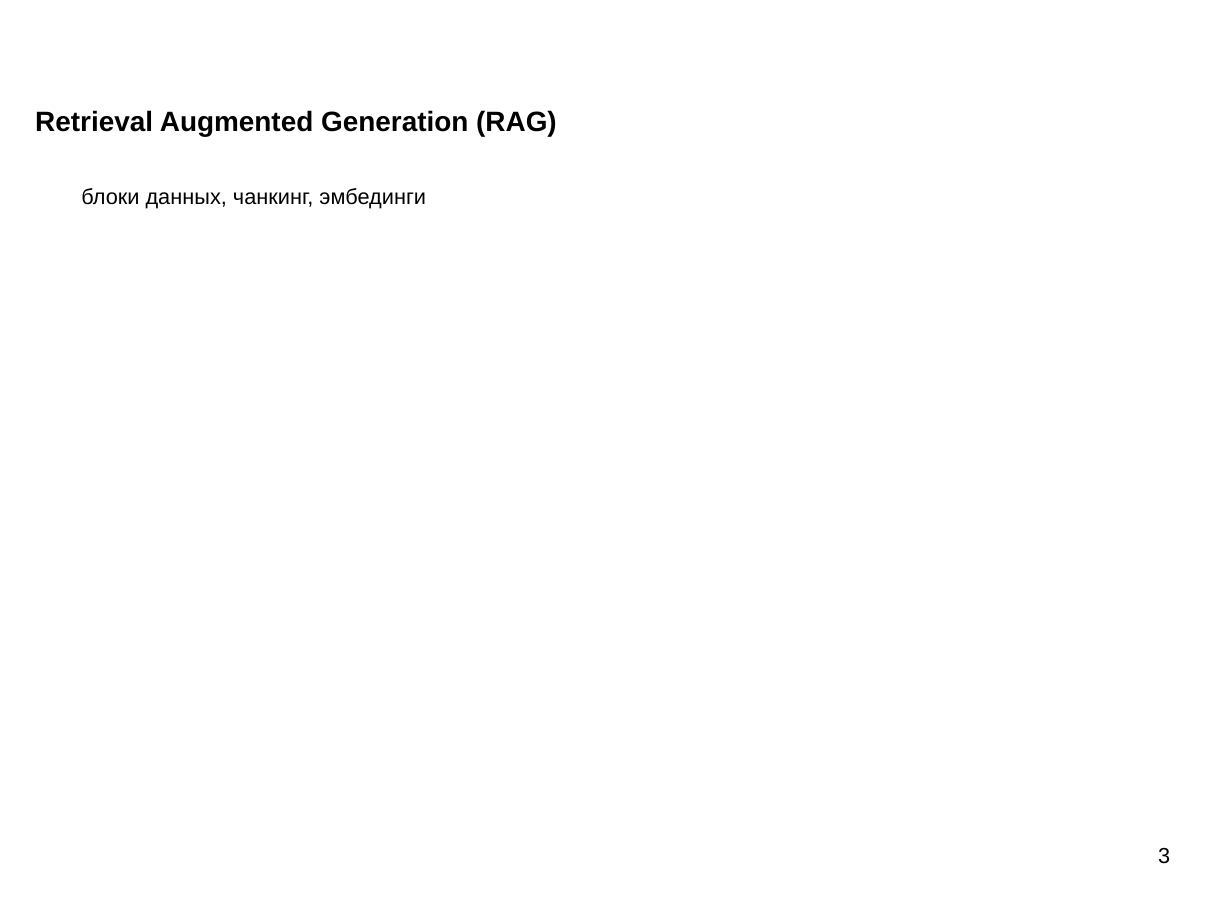
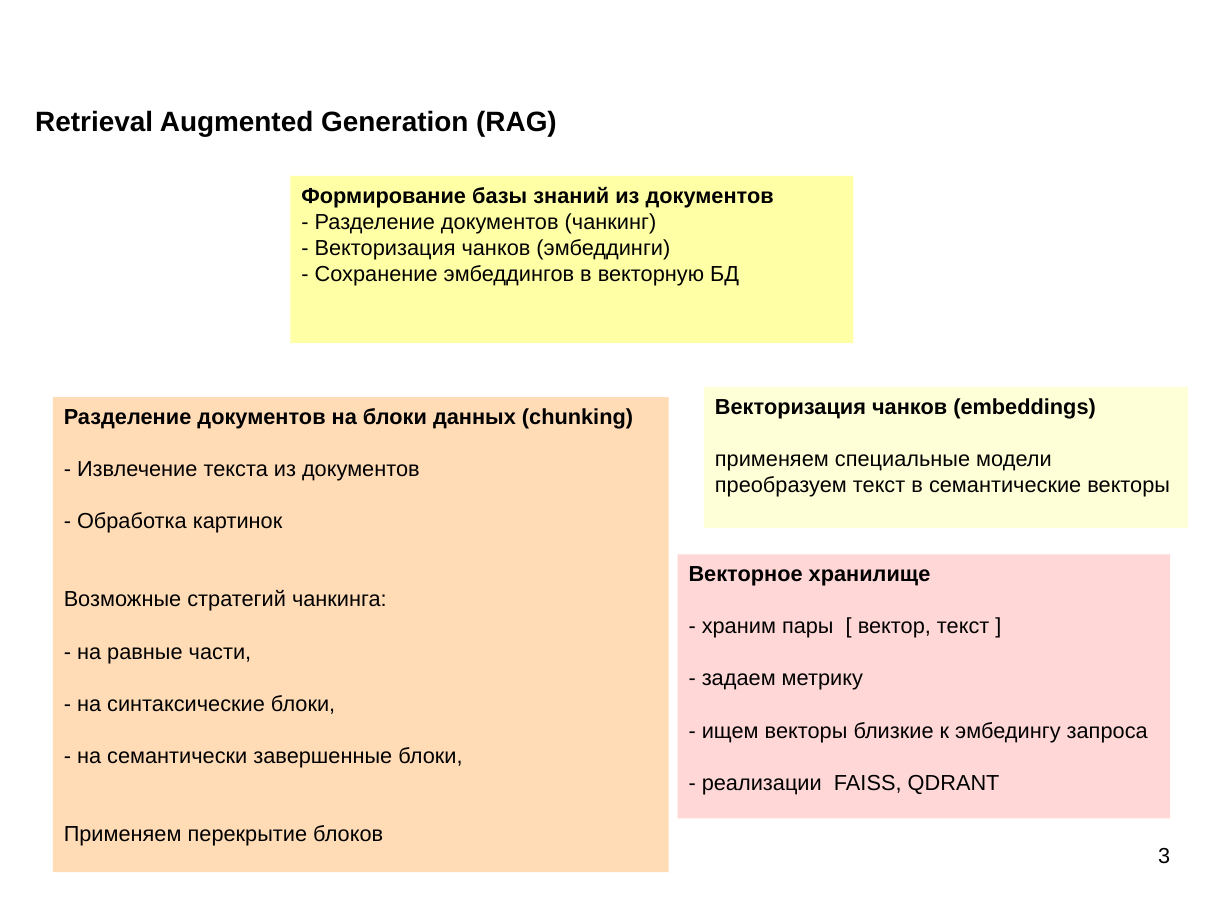
Before and after one commit to mechanoid5/ml_nlp_2025_I, a slide deck: slide 3 of 11-rag.odp. Drawn at 1232x924 pixels with LibreOffice and Linux fonts; fonts in the diff are those of the drawing; background and template pictures are left out. Boxes give left, top, right and bottom in pixels: in the first picture for what was removed or moved away, otherwise in the second. Text is boxed around its words. In the diff, an @@ line names an element or a change of style, - is before the commit and + after.

```diff
--- a/11-rag.odp
+++ b/11-rag.odp
@@ rectangle added at (x1=291, y1=176, x2=854, y2=343), fill #FFFFA6, 14 pt, text #000000 @@
+Формирование базы знаний из документов
+- Разделение документов (чанкинг)
+- Векторизация чанков (эмбеддинги)
+- Сохранение эмбеддингов в векторную БД
@@ text removed at (x1=81, y1=188, x2=426, y2=209) @@
-блоки данных, чанкинг, эмбединги
@@ rectangle added at (x1=704, y1=387, x2=1188, y2=528), fill #FFFFD7, 14 pt, text #000000 @@
+Векторизация чанков (embeddings)
+применяем специальные модели
+преобразуем текст в семантические векторы
@@ rectangle added at (x1=53, y1=397, x2=669, y2=872), fill #FFDBB6, 14 pt, text #000000 @@
+Разделение документов на блоки данных (chunking)
+- Извлечение текста из документов
+- Обработка картинок
+Возможные стратегий чанкинга:
+- на равные части,
+- на синтаксические блоки,
+- на семантически завершенные блоки,
+Применяем перекрытие блоков
@@ rectangle added at (x1=677, y1=555, x2=1171, y2=818), fill #FFD7D7, 14 pt, text #000000 @@
+Векторное хранилище
+- храним пары [ вектор, текст ]
+- задаем метрику
+- ищем векторы близкие к эмбедингу запроса
+- реализации FAISS, QDRANT
```
Also in this commit, not shown: 5 other slides changed.
